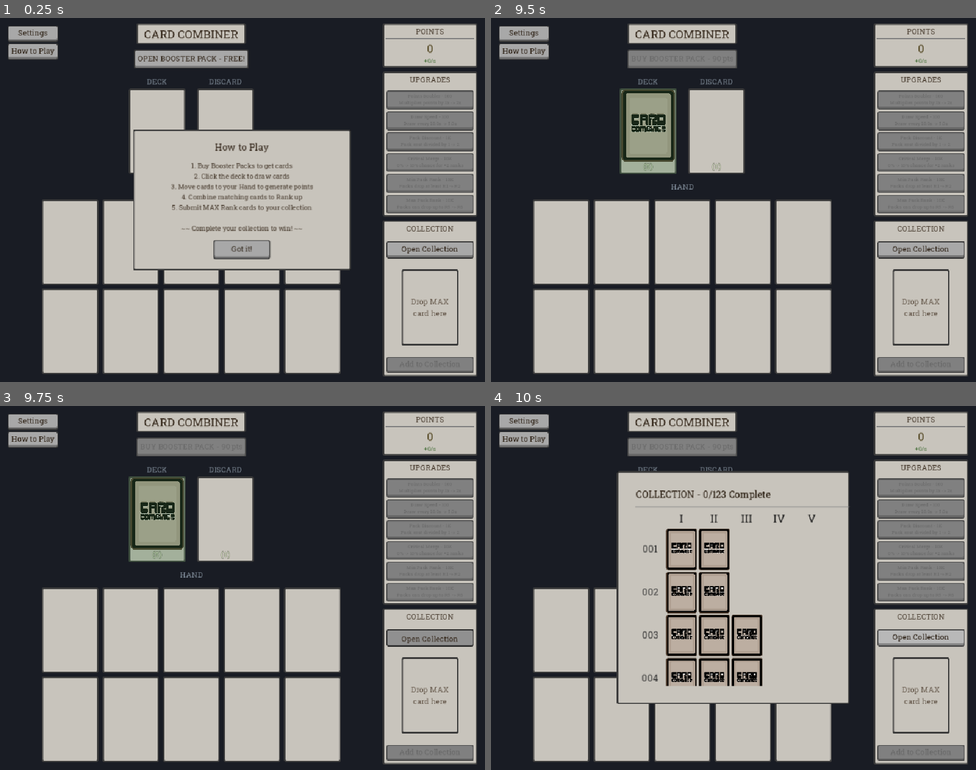
Above: before the commit, frames 1-4 (two rows, left to right).
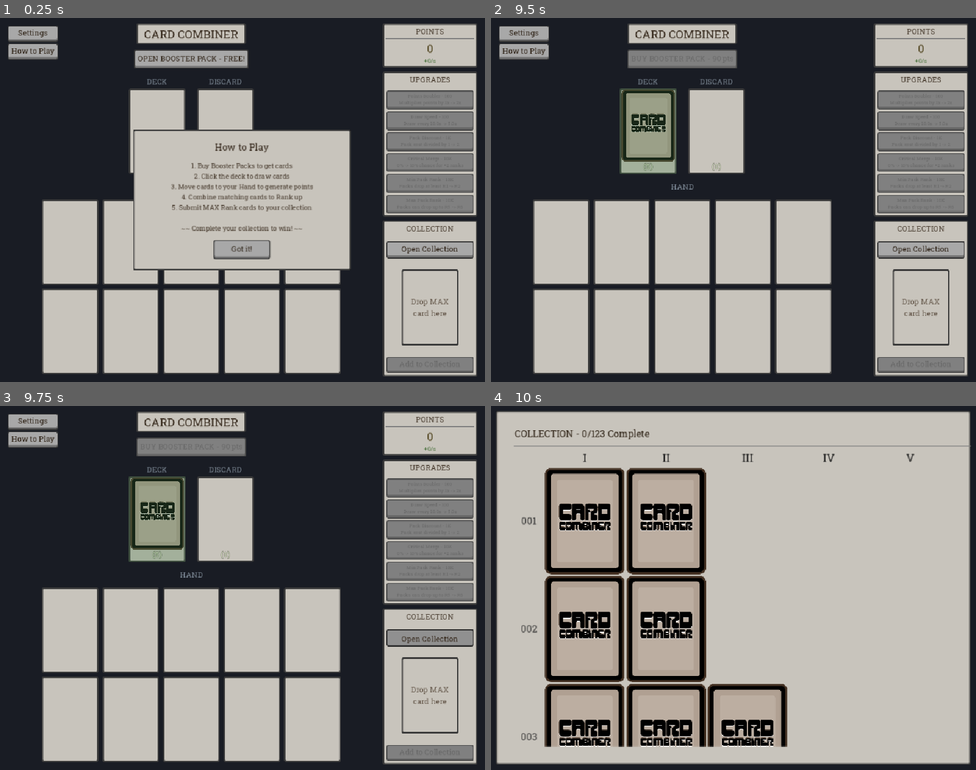
Above: after the commit, the same moments.

Repository: Triysle/card-combiner
Game: Godot game, scene res://scenes/main.tscn
Same seed, same stepped clock (60 frames per second), same inputs: the game is played once before the commit and once after it.
Inputs (mouse positions are in pixels of both pictures, inside the frame that each line leads up to):
- Up to frame 1 (0.25 s): no input
- Up to frame 2 (9.5 s): click "OPEN BOOSTER PACK - FREE!" at 0.5 s; click "Open Collection" at 1.25 s; click "Open Collection" at 2 s; click "Open Collection" at 2.75 s; tap Enter at 3.5 s; move the mouse to (840, 181) at 3.52 s; click (840, 181) at 3.67 s; click "Add to Deck" at 4.25 s; tap Space at 5 s; drag from (636, 218) to (709, 272) at 5.02 s; click "Settings" at 5.75 s; click "How to Play" at 6.5 s; click "Save Game" at 7.25 s; move the mouse to (782, 119) at 8.02 s; click (782, 119) at 8.17 s; drag from (709, 272) to (588, 145) at 8.77 s
- Up to frame 3 (9.75 s): move the mouse to (388, 642) at 9.52 s; click (388, 642) at 9.67 s
- Up to frame 4 (10 s): no input

Frames 1-3 are identical in both runs. In frame 4, 64% of the frame differs, in the area x 1-99%, y 1-99%.

Commit message:
0.5.7
yet another collections bugfix

Diff:
--- a/scripts/deck_viewer.gd
+++ b/scripts/deck_viewer.gd
@@ -47,10 +47,10 @@
 	closed.emit()
 
 func _get_window_size() -> Vector2:
-	# Use the viewport size - most reliable across platforms including web
-	var viewport = get_viewport()
-	if viewport:
-		return viewport.get_visible_rect().size
+	# Use parent's size since main scene resizes correctly in web exports
+	var parent = get_parent()
+	if parent and parent is Control:
+		return parent.size
 	# Fallback to root size
 	return get_tree().root.size
 
@@ -157,8 +157,8 @@
 	var card_height = card_width / 0.75
 
 	# Clamp to reasonable bounds
-	card_width = clampf(card_width, 60, 600)
-	card_height = clampf(card_height, 80, 500)
+	card_width = clampf(card_width, 60, 200)
+	card_height = clampf(card_height, 80, 267)
 
 	card_size = Vector2(card_width, card_height)
 
Binary file changed: index.icon.png
Not shown, changed: index.html
Not shown, changed: index.pck
